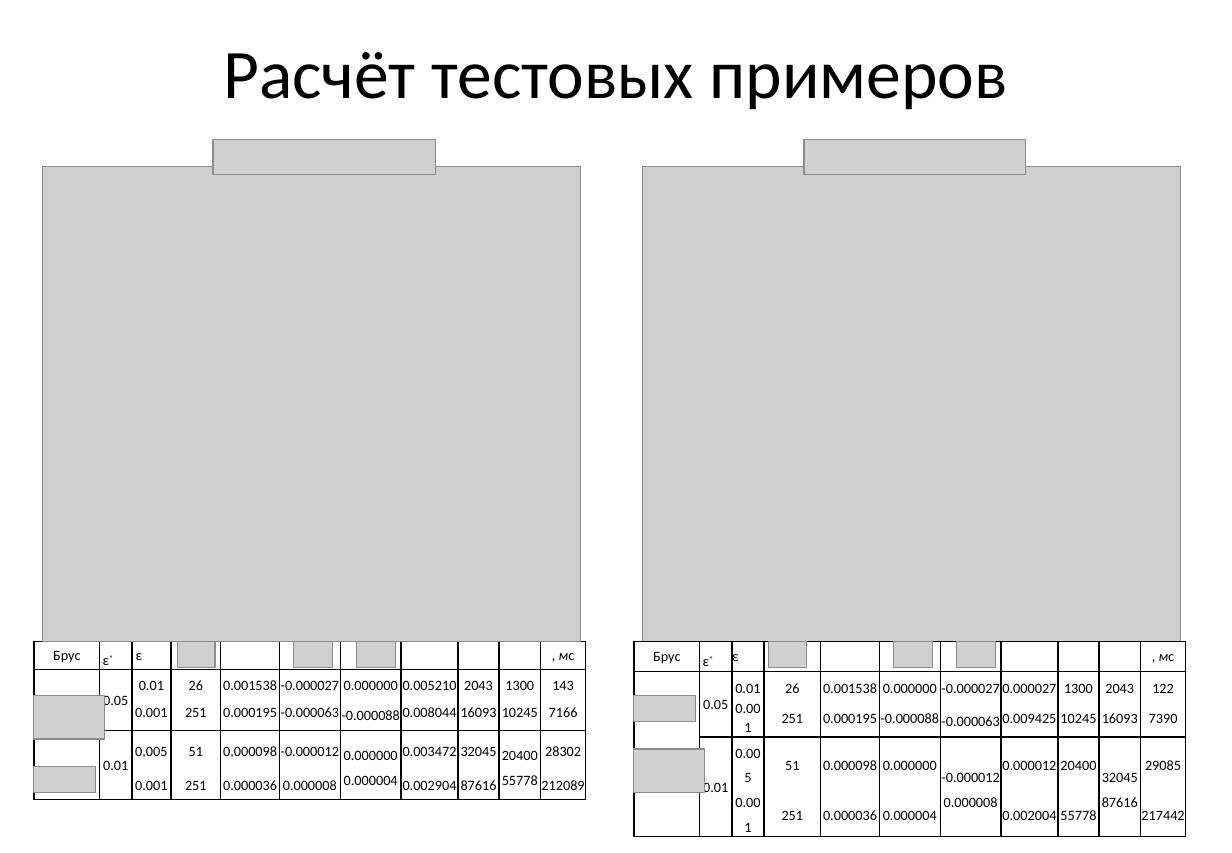
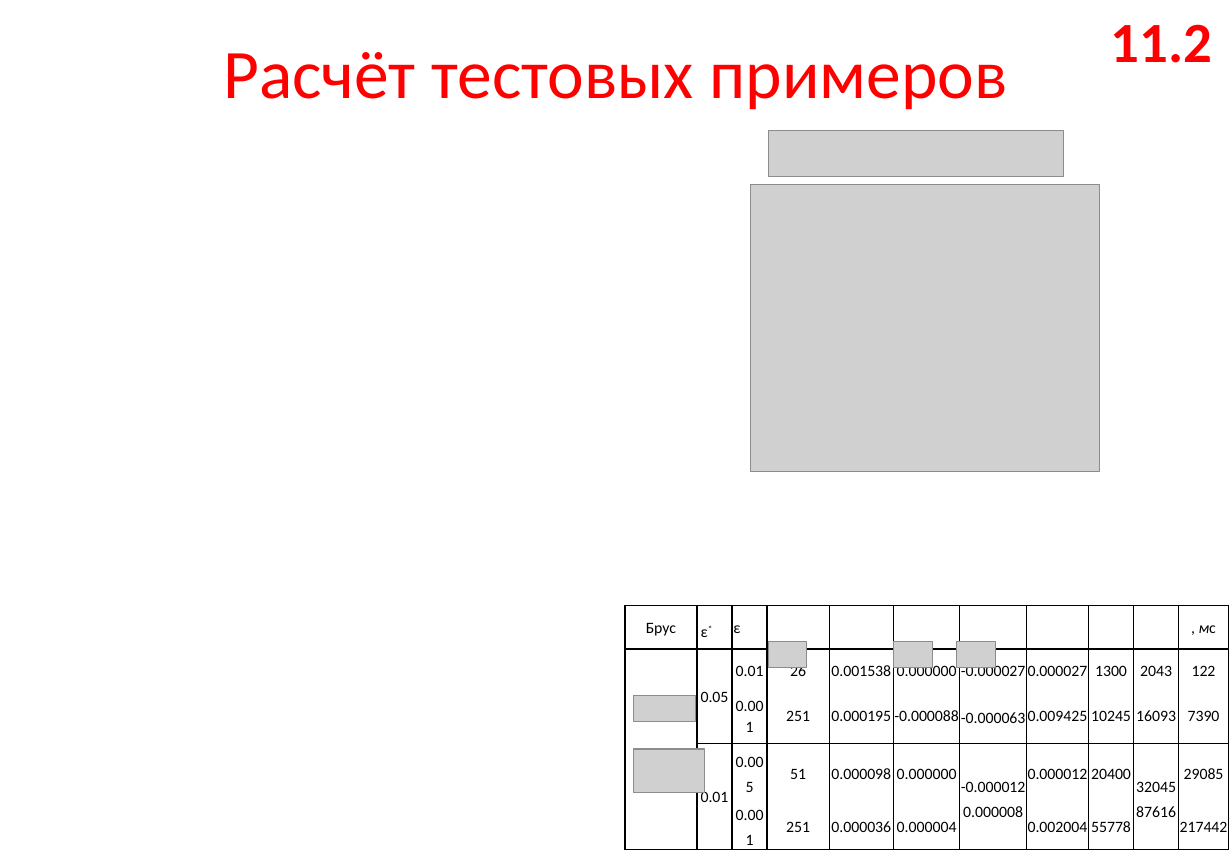
Before and after one commit to EgoPingvina/LipshMinimization, a slide deck: slide 13 of Documentation/Презентация Бирюков 4412.pptx (slide 12 before the commit). Drawn at 1232x853 pixels with LibreOffice and Linux fonts; fonts in the diff are those of the drawing; grey boxes stand for pictures; background and template pictures are left out. Boxes give left, top, right and bottom in pixels: in the first picture for what was removed or moved away, otherwise in the second. Text is boxed around its words. In the diff, an @@ line names an element or a change of style, - is before the commit and + after.

```diff
--- a/Documentation/Презентация Бирюков 4412.pptx
+++ b/Documentation/Презентация Бирюков 4412.pptx
@@ text "Расчёт тестовых примеров" at (223,52,1007,110): text colour #000000 to #FF0000 @@
@@ text added at (1111,24,1212,63), 36 pt, text #FF0000, bold @@
+11.2
@@ picture removed at (213,140,436,174) @@
@@ picture: place and size @@
-picture at (804,140,1026,174)
+picture at (769,131,1065,176)
@@ picture removed at (43,167,580,642) @@
@@ picture: place and size @@
-picture at (643,167,1180,642)
+picture at (751,184,1100,471)
@@ table at (626,605,1232,847) @@
@@ size 9 to 10 pt @@
@@ table: place and size @@
-table at (634,642,1190,824)
+table at (626,605,1232,847)
@@ table removed at (34,642,590,803), 7 rows, 12 columns @@
-Брус | ε* | ε |  |  |  |  |  |  |  | , мс | 
- | 0.05 | 0.01 | 26 | 0.001538 | -0.000027 | 0.000000 | 0.005210 | 2043 | 1300 | 143 | 
- |  | 0.001 | 251 | 0.000195 | -0.000063 | -0.000088 | 0.008044 | 16093 | 10245 | 7166 | 
- |  |  |  |  |  |  |  |  |  |  | 
- | 0.01 | 0.005 | 51 | 0.000098 | -0.000012 | 0.000000 / 0.000004 | 0.003472 | 32045 | 20400 / 55778 | 28302 | 
- |  |  |  |  |  |  |  |  |  |  | 
- |  | 0.001 | 251 | 0.000036 | 0.000008 |  | 0.002904 | 87616 |  | 212089 | 
@@ picture removed at (177,642,215,668) @@
@@ picture removed at (293,642,332,668) @@
@@ picture removed at (356,642,395,668) @@
@@ picture removed at (34,695,105,739) @@
@@ picture removed at (34,767,96,793) @@
```
Also in this commit, not shown: 12 other slides changed, 4 slides added, 3 slides removed, 1 other file.
